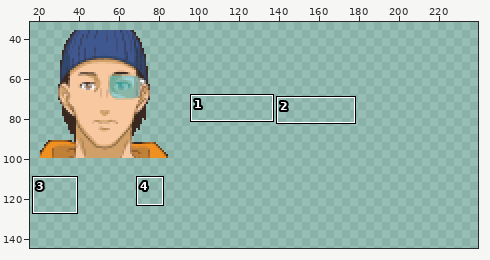
Sprite sheet, stored at spr/ui/zoom-in-elg.png. The first picture is a wide view before the edit; the outline marks the close-up.
Close-up. Earlier state:
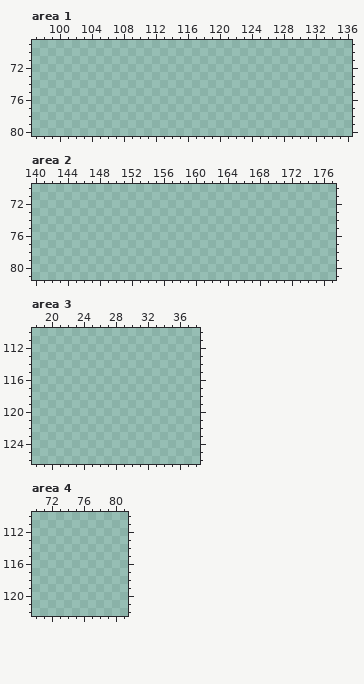
The file is 256x160 pixels. Colours within 5 levels of each other are drawn and written as one. Shown: area 1: x 97..136, y 69..80; area 2: x 140..177, y 70..81; area 3: x 18..38, y 110..126; area 4: x 70..81, y 110..122. The wide view leaves out empty margins. The commit also changed other parts of the picture, which this record leaves out.
New version:
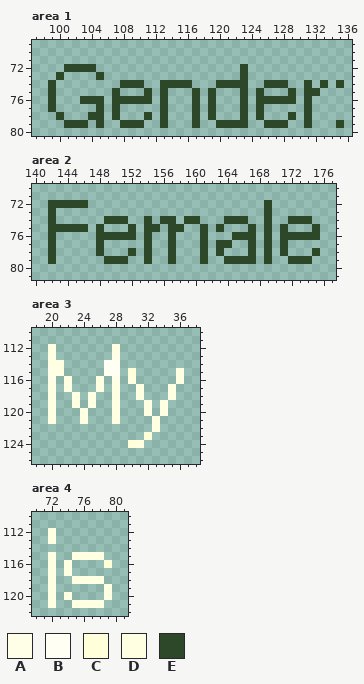
Palette (. is transparent): A #ffffe8  B #fffff3  C #ffffda  D #ffffe1  E #2d4829
The exact change:
--- area 1
@@ x 97..136 @@
 71 ........................................
-72 ........................................
-73 ........................................
-74 ........................................
-75 ........................................
-76 ........................................
-77 ........................................
-78 ........................................
-79 ........................................
+72 ....EEEE..................E.............
+73 ...E....E.................E.............
+74 ..E........EEE..EEEE...EEEE..EEE..E.E.E.
+75 ..E.......E...E.E...E.E...E.E...E.EE....
+76 ..E...EEE.EEEEE.E...E.E...E.EEEEE.E.....
+77 ..E.....E.E.....E...E.E...E.E.....E.....
+78 ...E...EE.E...E.E...E.E...E.E...E.E.....
+79 ....EEE.E..EEE..E...E..EEEE..EEE..E...E.
 80 ........................................
--- area 2
@@ x 140..177 @@
 71 ......................................
-72 ......................................
-73 ......................................
-74 ......................................
-75 ......................................
-76 ......................................
-77 ......................................
-78 ......................................
-79 ......................................
+72 ..EEEEE......................E........
+73 ..E..........................E........
+74 ..E......EEE..E.EE.EE...EEE..E..EEE...
+75 ..EEEEE.E...E.EE.EE..E.E...E.E.E...E..
+76 ..E.....EEEEE.E..E...E...EEE.E.EEEEE..
+77 ..E.....E.....E..E...E.EE..E.E.E......
+78 ..E.....E...E.E..E...E.E...E.E.E...E..
+79 ..E......EEE..E..E...E..EEEE.E..EEE...
 80 ......................................
--- area 3
@@ x 18..38 @@
 111 .....................
-112 .....................
-113 .....................
-114 .....................
-115 .....................
-116 .....................
-117 .....................
-118 .....................
-119 .....................
-120 .....................
-121 .....................
-122 .....................
-123 .....................
-124 .....................
+112 ..D.......D..........
+113 ..D.......A..........
+114 ..DD.....BB..........
+115 ..AD.....BB.C.....D..
+116 ..A.D...D.A.D.....D..
+117 ..D.D...D.D..D...D...
+118 ..D..D.D..D..D...D...
+119 ..D..D.D..D...D.D....
+120 ..D...D...D...D.D....
+121 ..D...D...D....D.....
+122 ...............D.....
+123 ..............C......
+124 ............CD.......
 125 .....................
--- area 4
@@ x 70..81 @@
 111 ............
-112 ............
-113 ............
+112 ..D.........
+113 ..D.........
 114 ............
-115 ............
-116 ............
-117 ............
-118 ............
-119 ............
-120 ............
-121 ............
+115 ..D..DDDD...
+116 ..D.D....C..
+117 ..D.D.......
+118 ..D..DDDD...
+119 ..D......D..
+120 ..D.D....D..
+121 ..D..DDDD...
 122 ............
Where, in picture pixels (left, top, right, bottom), the same in both close-ups:
added: (48, 64, 344, 128)
added: (48, 200, 320, 264)
added: (48, 344, 184, 448)
added: (48, 528, 112, 608)
